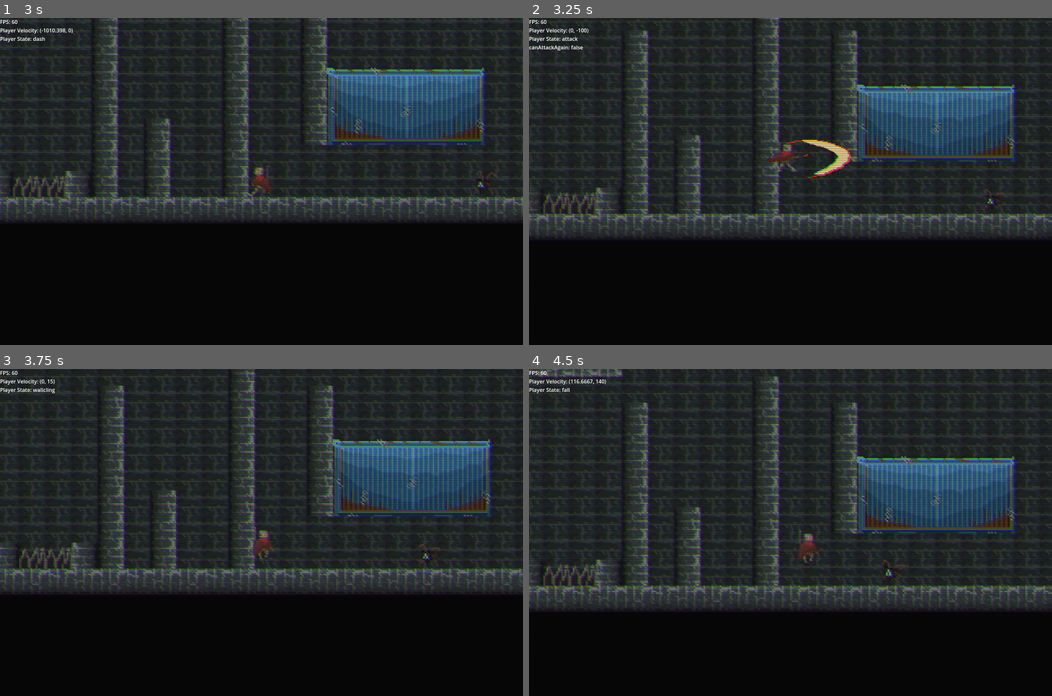
Above: before the commit, frames 1-4 (two rows, left to right).
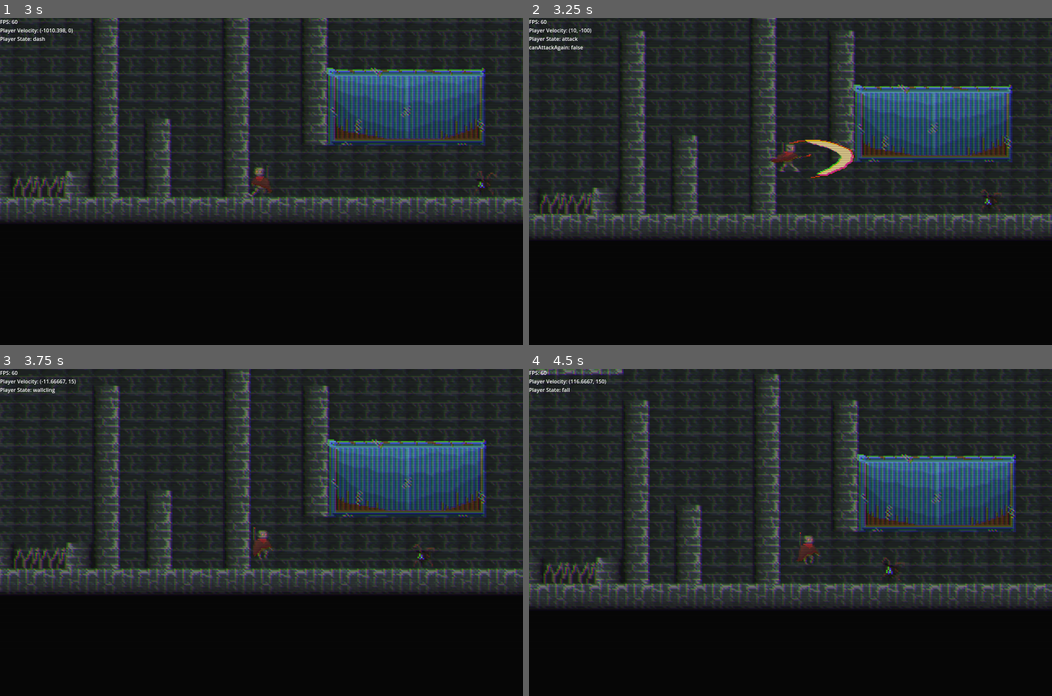
Above: after the commit, the same moments.

Repository: Rowan-Nag/Metroidvania
Game: Godot game, scene res://Main.tscn
Same seed, same stepped clock (60 frames per second), same inputs: the game is played once before the commit and once after it.
Inputs (mouse positions are in pixels of both pictures, inside the frame that each line leads up to):
- Up to frame 1 (3 s): move the mouse to (235, 246) at 0.52 s; hold Space (Jump) 0.53-1.28 s; hold D (Right) 0.53-2.03 s; click (235, 246) at 0.6 s; move the mouse to (418, 230) at 1.27 s; tap Space (Jump) at 1.35, 1.52, 1.82 s; click (418, 230) at 1.55 s; move the mouse to (104, 132) at 2.02 s; hold Space (Jump) 2.03-2.78 s; hold A (Left) from 2.03 s (still down); click (104, 132) at 2.1 s; move the mouse to (287, 181) at 2.77 s; tap Shift (Dash) at 2.85 s
- Up to frame 2 (3.25 s): keep holding A (Left); tap Space (Jump) at 3.02 s; click (816, 181) at 3.05 s
- Up to frame 3 (3.75 s): keep holding A (Left); tap Space (Jump) at 3.32 s; move the mouse to (183, 450) at 3.52 s; hold Right mouse button (Rocket) from 3.53 s (still down)
- Up to frame 4 (4.5 s): tap Space (Jump) at 3.77, 3.8, 4.07 s; move the mouse to (905, 516) at 4.27 s; release A (Left) at 4.28 s; release Right mouse button (Rocket) at 4.28 s; hold D (Right) from 4.28 s (still down); tap Q (Shield) at 4.35 s

Frame 1 is identical in both runs. In frame 2, 14% of the frame differs, in the area x 0-100%, y 0-68%; in frame 3, 13%; in frame 4, 11%.

Commit message:
Attack logic tweaks.

Diff:
--- a/Main.tscn
+++ b/Main.tscn
@@ -140,10 +140,3 @@
 libraries = {
 "": SubResource("AnimationLibrary_0leaw")
 }
-
-[connection signal="body_exited" from="Game/Coast/Level/Foreground/Safe_Marker" to="Game/Coast/Level/Foreground/Safe_Marker" method="_on_body_exited"]
-[connection signal="body_exited" from="Game/Coast/Level/Foreground/@Area2D@166404" to="Game/Coast/Level/Foreground/@Area2D@166404" method="_on_body_exited"]
-[connection signal="body_exited" from="Game/Coast/Level/Foreground/@Area2D@166405" to="Game/Coast/Level/Foreground/@Area2D@166405" method="_on_body_exited"]
-[connection signal="body_exited" from="Game/Coast/Level/Foreground/@Area2D@166406" to="Game/Coast/Level/Foreground/@Area2D@166406" method="_on_body_exited"]
-[connection signal="body_exited" from="Game/Coast/Level/Foreground/@Area2D@166407" to="Game/Coast/Level/Foreground/@Area2D@166407" method="_on_body_exited"]
-[connection signal="body_exited" from="Game/Coast/Level/Foreground/@Area2D@166408" to="Game/Coast/Level/Foreground/@Area2D@166408" method="_on_body_exited"]
--- a/Player Scenes/player.tscn
+++ b/Player Scenes/player.tscn
@@ -783,6 +783,20 @@
 "method": &"attack"
 }]
 }
+tracks/4/type = "method"
+tracks/4/imported = false
+tracks/4/enabled = true
+tracks/4/path = NodePath(".")
+tracks/4/interp = 1
+tracks/4/loop_wrap = true
+tracks/4/keys = {
+"times": PackedFloat32Array(0.032),
+"transitions": PackedFloat32Array(1),
+"values": [{
+"args": [50],
+"method": &"push_player_forward"
+}]
+}
 
 [sub_resource type="Animation" id="Animation_s42jm"]
 resource_name = "attack2"
@@ -837,6 +851,20 @@
 "values": [{
 "args": [Color(0.972549, 0.933333, 0.176471, 1)],
 "method": &"attack"
+}]
+}
+tracks/4/type = "method"
+tracks/4/imported = false
+tracks/4/enabled = true
+tracks/4/path = NodePath(".")
+tracks/4/interp = 1
+tracks/4/loop_wrap = true
+tracks/4/keys = {
+"times": PackedFloat32Array(0.064),
+"transitions": PackedFloat32Array(1),
+"values": [{
+"args": [100],
+"method": &"push_player_forward"
 }]
 }
 
@@ -1017,6 +1045,7 @@
 script = ExtResource("12_x4vra")
 attack_rate = 1.8
 frames_after_attack = 30
+floorDragMultiplier = 0.5
 airDragMultiplier = 0.3
 
 [node name="AttackAnimationPlayer" type="AnimationPlayer" parent="state_machine/attack"]
--- a/Scripts/Player/PlayerAttack.gd
+++ b/Scripts/Player/PlayerAttack.gd
@@ -80,7 +80,7 @@
 		parent.velocity.x = move_toward(parent.velocity.x, inputDir*maxSpeed, acceleration*delta)
 	else:
 		if(parent.is_on_floor()):
-			drag  = parent.drag * floorDragMultiplier
+			drag = parent.drag * floorDragMultiplier
 		else:
 			drag = parent.drag * airDragMultiplier
 
@@ -119,11 +119,33 @@
 	return null
 
 
+func push_player_forward(amount : int = 50):
+	#sign(parent.animations.scale.x) * parent.velocity.x
+	#Negative if going backwards, pos if going forwards.
+	#Magnitude represents velocity in that direction.
+
+	# arrest player momentum if going in opposite direction
+	if (sign(parent.animations.scale.x) * parent.velocity.x < -25):
+		parent.velocity.x *= 0.5
+	#push the player forward (as long as they're not movinng very quickly already)
+	if (sign(parent.animations.scale.x) * parent.velocity.x < 30):
+		parent.velocity.x += parent.animations.scale.x * amount
+	# if the player is moving forward already, no need to give them extra vel.
+	#parent.velocity.x += parent.animations.scale.x * amount
+
+
+
+
 func attack(modulate : Color = Color.WHITE):
 	Global.screen_shake()
 	parent.attackCooldown.start()
 	var attack : AnimatedSprite2D = attack1.instantiate()
 	attack.speed_scale = attack_rate
+
+	attack.selfKnockbackMultiplier = 0.5
+	if(attackNum == 3):
+		attack.speed_scale *= 0.3
+		attack.knockbackMagnitude = 200
 	parent.add_child(attack)
 
 	attack.modulate = modulate
--- a/Scripts/Player/attack1.gd
+++ b/Scripts/Player/attack1.gd
@@ -4,6 +4,7 @@
 @onready var attackRay = $RayCast2D
 # Called when the node enters the scene tree for the first time.
 @export var knockbackMagnitude : int = 100
+@export var selfKnockbackMultiplier : float = 1.0
 @export var enemyFreezeTime : float = 0.1
 
 func _ready():
@@ -28,7 +29,7 @@
 		var knockBackDir= sign(body.global_position.x-global_position.x) * knockbackMagnitude * Global.player.weight
 		body.take_damage(10, 0)
 		body.change_time_scale(0, enemyFreezeTime * Global.player.weight / body.weight, knockBackDir)
-		Global.player.knockback(-knockBackDir)
+		Global.player.knockback(-knockBackDir * selfKnockbackMultiplier)
 		hitEnemy = true
 #	attackRay.set_target_position(to_local(body.global_position))
 	attackRay.force_raycast_update()
